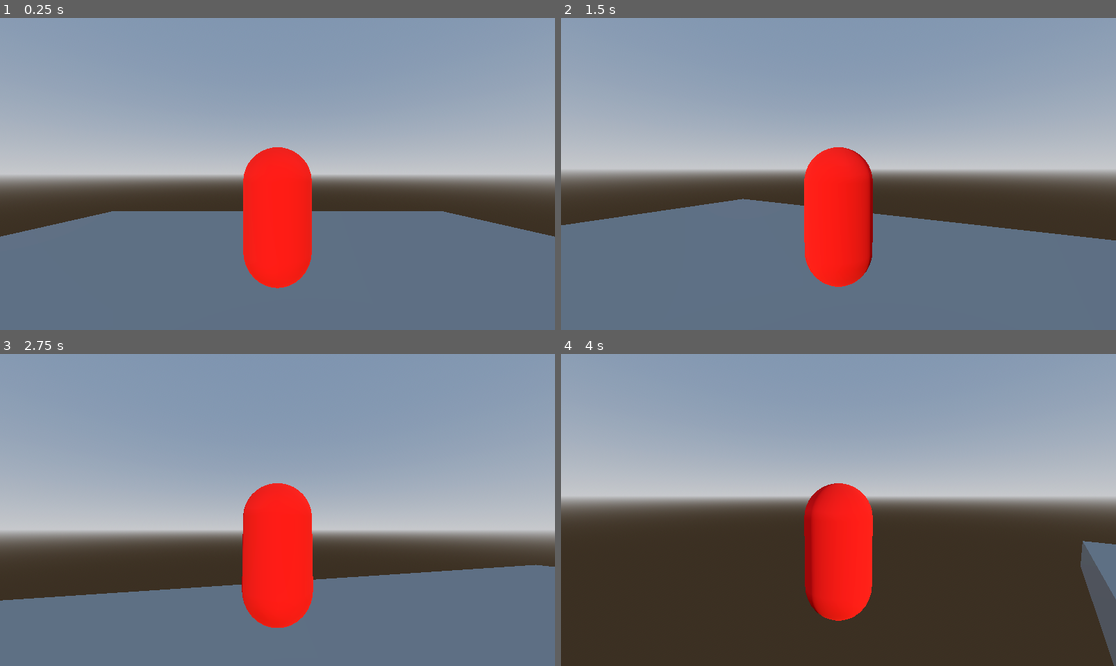
Above: before the commit, frames 1-4 (two rows, left to right).
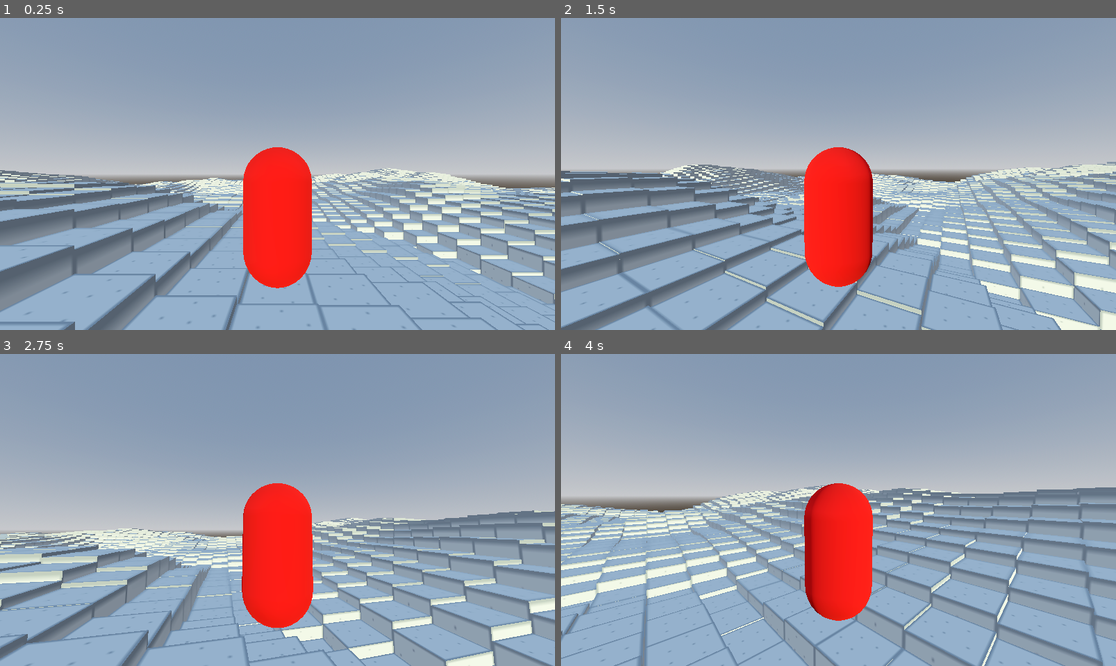
Above: after the commit, the same moments.

Repository: AkivaNugent/CSI-280_PROJECT-OCTOPUS
Game: Godot game, scene res://node_3d.tscn
The game is run twice, just before and just after one commit, with the same random seed, the same clock (stepped at 60 frames per second) and the same inputs.
Inputs (mouse positions are in pixels of both pictures, inside the frame that each line leads up to):
- Up to frame 1 (0.25 s): no input
- Up to frame 2 (1.5 s): tap Enter (ui_accept) at 0.5, 0.77 s; move the mouse to (866, 174) at 0.52 s; hold W (up) from 0.53 s (still down); move the mouse to (810, 174) at 1.27 s
- Up to frame 3 (2.75 s): keep holding W (up); tap Enter (ui_accept) at 1.52 s; move the mouse to (288, 503) at 2.02 s
- Up to frame 4 (4 s): keep holding W (up); move the mouse to (832, 516) at 2.77 s; tap Enter (ui_accept) at 3.02, 3.77 s; move the mouse to (877, 513) at 3.52 s

The runs differ from the first frame. In frame 1, 41% of the frame differs, in the area x 0-100%, y 48-100%; in frame 2, 41%; in frame 3, 39%; in frame 4, 50%, in the area x 0-100%, y 42-100%.

Commit message:
Hills they are a rollin'

Diff:
--- a/project_octopus/node_3d.tscn
+++ b/project_octopus/node_3d.tscn
@@ -1,5 +1,6 @@
-[gd_scene load_steps=10 format=3 uid="uid://11nairsk57pk"]
+[gd_scene load_steps=9 format=3 uid="uid://11nairsk57pk"]
 
+[ext_resource type="Script" path="res://worldrenderer.gd" id="1_bydk5"]
 [ext_resource type="Script" path="res://player.gd" id="1_d34xq"]
 
 [sub_resource type="ProceduralSkyMaterial" id="ProceduralSkyMaterial_4qqdx"]
@@ -22,16 +23,11 @@
 
 [sub_resource type="CapsuleShape3D" id="CapsuleShape3D_8075l"]
 
-[sub_resource type="BoxMesh" id="BoxMesh_7sf0d"]
-size = Vector3(25, 1, 25)
-
-[sub_resource type="BoxShape3D" id="BoxShape3D_vx8ve"]
-size = Vector3(25, 1, 25)
-
 [node name="Node3D" type="Node3D"]
 
 [node name="WorldEnvironment" type="WorldEnvironment" parent="."]
 environment = SubResource("Environment_opreq")
+script = ExtResource("1_bydk5")
 
 [node name="Player" type="CharacterBody3D" parent="."]
 transform = Transform3D(1, 0, 0, 0, 1, 0, 0, 0, 1, 0, 3, 0)
@@ -55,15 +51,6 @@
 [node name="Camera3D" type="Camera3D" parent="Player/Camera Origin/SpringArm3D"]
 transform = Transform3D(1, 0, 0, 0, 1, 0, 0, 0, 1, 0, 0, 3)
 
-[node name="MeshInstance3D" type="MeshInstance3D" parent="."]
-mesh = SubResource("BoxMesh_7sf0d")
-
-[node name="RigidBody3D" type="RigidBody3D" parent="MeshInstance3D"]
-gravity_scale = 0.0
-
-[node name="CollisionShape3D" type="CollisionShape3D" parent="MeshInstance3D/RigidBody3D"]
-shape = SubResource("BoxShape3D_vx8ve")
-
 [node name="DirectionalLight3D" type="DirectionalLight3D" parent="."]
 transform = Transform3D(1, 0, 0, 0, 1, 0, 0, 0, 1, 0, 10.1745, 15)
 light_color = Color(0.915643, 0.90692, 0.701245, 1)
--- /dev/null
+++ b/project_octopus/tile.tscn
@@ -0,0 +1,24 @@
+[gd_scene load_steps=5 format=3 uid="uid://vkgclr823rn7"]
+
+[ext_resource type="Texture2D" uid="uid://bqpvxmhjl5smv" path="res://snow.png" id="1_mlfl6"]
+
+[sub_resource type="BoxMesh" id="BoxMesh_w5w2k"]
+
+[sub_resource type="StandardMaterial3D" id="StandardMaterial3D_t2mfw"]
+albedo_texture = ExtResource("1_mlfl6")
+uv1_scale = Vector3(3, 2, 1)
+
+[sub_resource type="BoxShape3D" id="BoxShape3D_20p0w"]
+
+[node name="Tile" type="Node3D"]
+
+[node name="Tile" type="StaticBody3D" parent="."]
+
+[node name="MeshInstance3D" type="MeshInstance3D" parent="Tile"]
+transform = Transform3D(1.00328, 0, 0, 0, 1.00328, 0, 0, 0, 1.00328, 0, 0, 0)
+mesh = SubResource("BoxMesh_w5w2k")
+surface_material_override/0 = SubResource("StandardMaterial3D_t2mfw")
+
+[node name="CollisionShape3D" type="CollisionShape3D" parent="Tile"]
+transform = Transform3D(1.00195, 0, 0, 0, 1.00195, 0, 0, 0, 1.00195, 0, 0, 0)
+shape = SubResource("BoxShape3D_20p0w")
--- /dev/null
+++ b/project_octopus/worldrenderer.gd
@@ -0,0 +1,20 @@
+extends Node
+
+const GRID_SIZE = 100
+
+# Called when the node enters the scene tree for the first time.
+func _ready() -> void:
+	randomize()
+	var noisegen = FastNoiseLite.new()
+	noisegen.seed = randi()
+	var tileScene = load("res://tile.tscn")
+	for x in range(GRID_SIZE):
+		for z in range(GRID_SIZE):
+			var newTile = tileScene.instantiate()
+			add_child(newTile)
+			newTile.position = Vector3(x - (GRID_SIZE / 2), 0.0, z - (GRID_SIZE / 2))
+			newTile.scale = Vector3(1.0, (noisegen.get_noise_2d(x,z) * 20) + 1.0, 1.0)
+
+# Called every frame. 'delta' is the elapsed time since the previous frame.
+func _process(delta: float) -> void:
+	pass
Binary file added: project_octopus/snow.png
Not shown, added: project_octopus/snow.png.import
